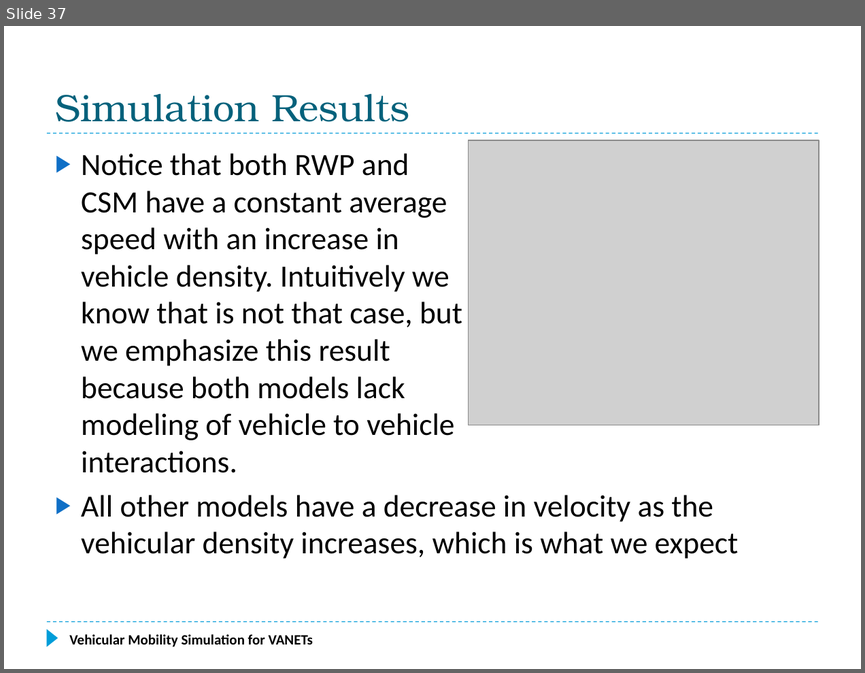
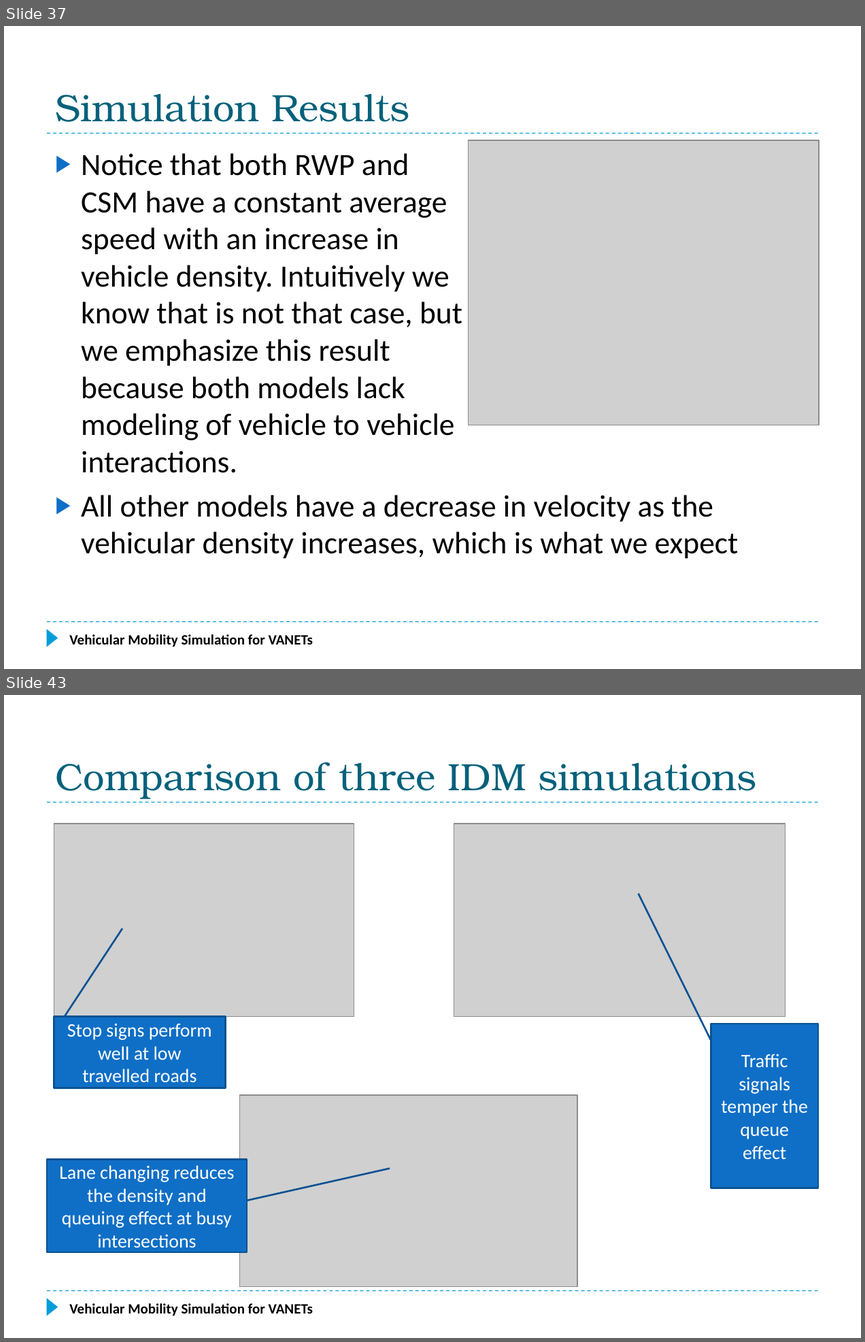
Before and after one commit to f33losopher/EEMaster_VANET, a slide deck: VANET_Felix.pptx. Shown one above the other, each under a label of ours: slide 37 before the commit, slides 37 and 43 after it; the slides between them are not shown. The pictures are 865x673 and 865x1342 pixels, drawn with LibreOffice and Linux fonts; fonts in the diff are those of the drawing; grey boxes stand for pictures. Boxes give left, top, right and bottom in pixels: in the first picture for what was removed or moved away, otherwise in the second. Text is boxed around its words. In the diff, an @@ line names an element or a change of style, - is before the commit and + after.

Commit message:
Finished the Simulation on PPT

```diff
--- a/VANET_Felix.pptx
+++ b/VANET_Felix.pptx
@@ slide 43 added at <box>4,695,861,1338</box>, background #FFFFFF; not listed: 3 template elements that a slide beside it also shows @@
@@ title added at <box>55,762,757,799</box>, 32 pt, text #04617B @@
+Comparison of three IDM simulations
@@ picture added at <box>54,824,354,1016</box> @@
@@ picture added at <box>454,824,785,1016</box> @@
@@ border callout added at <box>54,1016,225,1087</box>, fill #0F6FC6, outline #0B5292 1.5 pt, 16 pt, text #FFFFFF @@
+Stop signs perform well at low travelled roads
@@ border callout added at <box>711,1023,818,1187</box>, fill #0F6FC6, outline #0B5292 1.5 pt, 16 pt, text #FFFFFF @@
+Traffic signals temper the queue effect
@@ picture added at <box>239,1095,577,1287</box> @@
@@ border callout added at <box>47,1159,247,1252</box>, fill #0F6FC6, outline #0B5292 1.5 pt, 16 pt, text #FFFFFF @@
+Lane changing reduces the density and queuing effect at busy intersections
@@ text added at <box>69,1303,313,1316</box>, 12 pt, text #000000, bold @@
+Vehicular Mobility Simulation for VANETs
```
Also in this commit, not shown: 1 slide changed, 5 other slides added, 1 other file.
